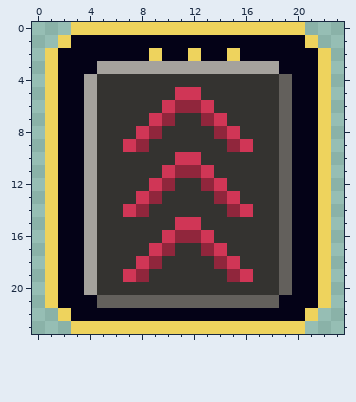
Two versions of one pixel-art file, Art/Textures/Tiles/YellowTiles/war_footing.aseprite. The picture above is the old version.
24x24 pixels, 1 frame.
Now the later version:
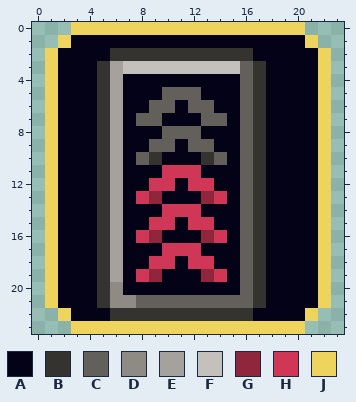
Palette (. is transparent): A #040217  B #343330  C #63605c  D #8e8b85  E #a5a29d  F #c4c1bc  G #90263c  H #d03656  J #eed35d
Diff:
Colour B gives way to colour A in row 4 at x 7 to 15 and 18; in row 5 at x 7 to 9, 13 to 15 and 18; in row 6 at x 7 to 8, 14 to 15 and 18; in row 7 at x 7, 11 to 12, 15 and 18; in row 8 at x 7, 13 and 18; in row 9 at x 11, 14 and 18.
Colour B gives way to colour A in row 10 at x 7, 10, 15 and 18; in row 11 at x 7 to 9, 14 to 15 and 18; in row 12 at x 7 to 8, 11, 15 and 18; in row 13 at x 7, 10 to 12 and 18; in row 14 at x 9, 13 to 14 and 18; in row 15 at x 7 to 8, 14 to 15 and 18.
Colour B gives way to colour A in row 16 at x 7, 15 and 18; in row 17 at x 7 to 8, 15 and 18; in row 18 at x 7, 11 and 18; in row 19 at x 10 to 12 and 18; in row 20 at x 7 to 15 and 18.
Colour C gives way to colour A in rows 4 to 20 at x 19; in row 21 at x 18.
Colour E gives way to colour A in row 3 at x 18; in rows 4 to 20 at x 4.
Colour G gives way to colour A in row 6 at x 11; in row 7 at x 10; in row 8 at x 9 and 14; in row 9 at x 8 and 15; in row 14 at x 8 and 15; in row 16 at x 11 to 12.
Colour G gives way to colour A in row 17 at x 13; in row 18 at x 14; in row 19 at x 15.
Colour H gives way to colour A in row 8 at x 8 and 15; in row 9 at x 7; in row 10 at x 11 to 12; in row 11 at x 13; in row 12 at x 14; in row 13 at x 15.
Colour H gives way to colour A in row 14 at x 7; in row 15 at x 11; in row 16 at x 10; in row 17 at x 9 and 14; in row 18 at x 8 and 15; in row 19 at x 7.
Colour A gives way to colour B in row 2 at x 6 to 8, 10 to 11, 13 to 14 and 16; in row 22 at x 6 to 16.
Colour C gives way to colour B in row 21 at x 5 and 17.
Colour E gives way to colour B in row 3 at x 5 and 17.
Colour J gives way to colour B in row 2 at x 9, 12 and 15.
Colour B gives way to colour C in row 4 at x 16; in row 5 at x 10 and 16; in row 6 at x 9 and 16; in row 7 at x 8 and 16; in row 8 at x 10 to 12 and 16; in row 9 at x 9 to 10 and 12 to 13.
Colour B gives way to colour C in row 10 at x 8, 14 and 16; in rows 11 to 13 at x 16; in rows 15 to 18 at x 16; in row 20 at x 16.
Colour E gives way to colour C in row 3 at x 16.
Colour G gives way to colour C in row 6 at x 12; in row 7 at x 13.
Colour H gives way to colour C in row 5 at x 11 to 12; in row 6 at x 10 and 13; in row 7 at x 9 and 14; in row 9 at x 16; in row 14 at x 16; in row 19 at x 16.
Colour B gives way to colour D in row 20 at x 6.
Colour C gives way to colour D in row 21 at x 6 to 7.
Colour B gives way to colour E in rows 4 to 19 at x 6.
Colour E gives way to colour F in row 3 at x 7 to 15.
Colour B gives way to colour G in row 13 at x 13; in row 16 at x 9; in row 19 at x 9 and 13.
Colour H gives way to colour G in row 16 at x 13.
Colour B gives way to colour H in row 12 at x 12; in row 14 at x 10 to 12; in row 15 at x 9 to 10 and 13; in row 16 at x 8 and 14; in row 17 at x 11 to 12; in row 18 at x 10 and 12 to 13.
Colour B gives way to colour H in row 19 at x 14.
Colour G gives way to colour H in row 11 at x 11 to 12; in row 12 at x 10 and 13; in row 13 at x 14; in row 17 at x 10; in row 18 at x 9; in row 19 at x 8.
